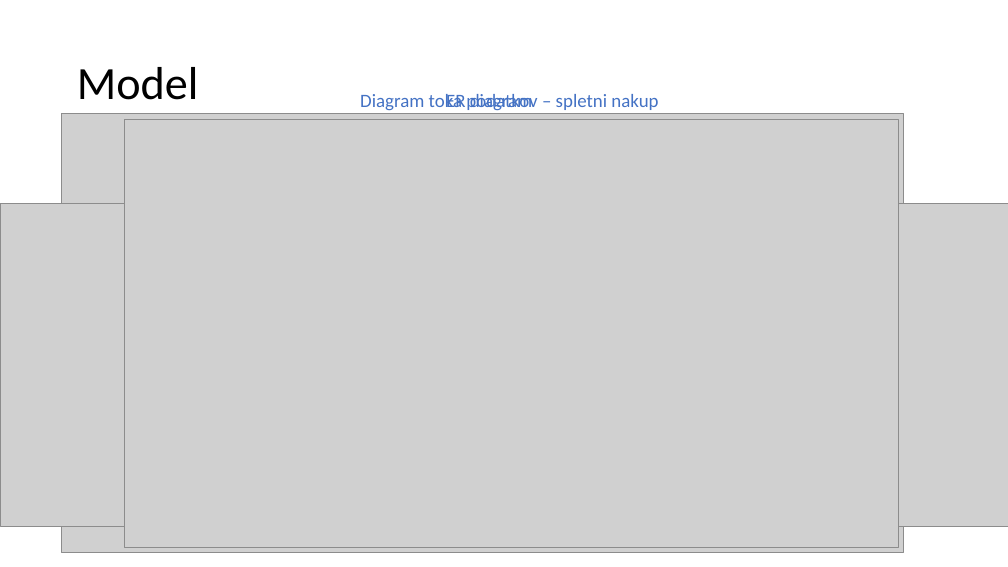
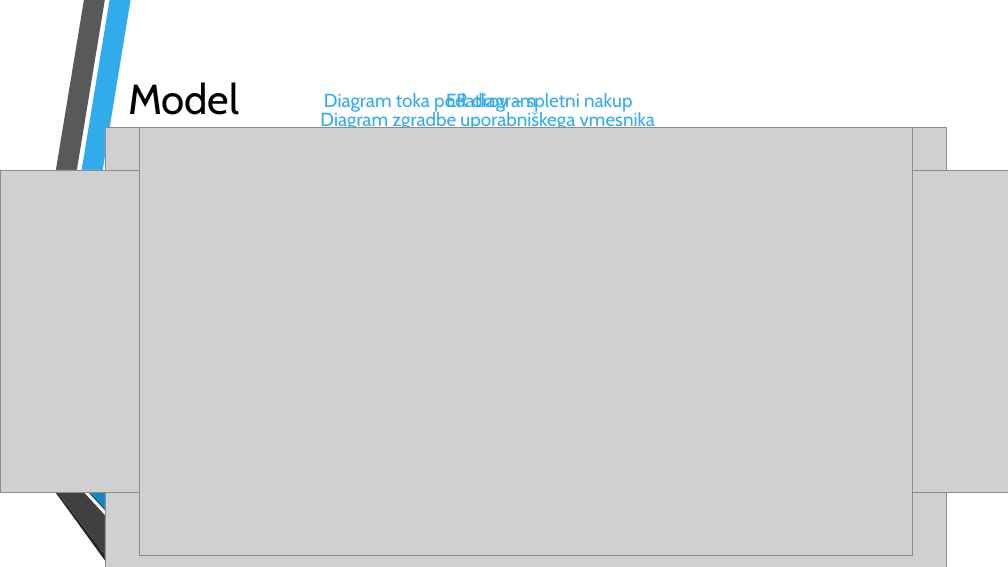
Before and after one commit to rade02/AplikacijaMatura, a slide deck: slide 3 of docs/Informacijski sistem podjetja - matura.pptx. Drawn at 1008x567 pixels with LibreOffice and Linux fonts; fonts in the diff are those of the drawing; grey boxes stand for pictures; background and template pictures are left out. Boxes give left, top, right and bottom in pixels: in the first picture for what was removed or moved away, otherwise in the second. Text is boxed around its words. In the diff, an @@ line names an element or a change of style, - is before the commit and + after.

```diff
--- a/docs/Informacijski sistem podjetja - matura.pptx
+++ b/docs/Informacijski sistem podjetja - matura.pptx
@@ title "Model": place and size @@
-title "Model" at <box>77,67,199,100</box>
+title "Model" at <box>128,82,239,115</box>
@@ title "Model" at <box>128,82,239,115</box>: size 44 to 40 pt, font Calibri to Cabin; alignment left to centre; line spacing 0.9 to 1 @@
@@ text "Diagram toka podatkov – spletni ..." at <box>324,93,633,112</box>: font Calibri to Cabin, text colour #4472C4 to #30ACEC @@
@@ text "Diagram toka podatkov – spletni ...": place and size @@
-text "Diagram toka podatkov – spletni ..." at <box>466,94,658,110</box>
+text "Diagram toka podatkov – spletni ..." at <box>324,93,633,112</box>
@@ text "ER diagram" at <box>446,91,537,112</box>: font Calibri to Cabin, text colour #4472C4 to #30ACEC @@
@@ text added at <box>320,110,655,131</box>, 18 pt, text #30ACEC @@
+Diagram zgradbe uporabniškega vmesnika
@@ picture: place and size @@
-picture at <box>62,113,904,553</box>
+picture at <box>105,128,947,567</box>
@@ picture: place and size @@
-picture at <box>125,119,898,547</box>
+picture at <box>139,128,913,556</box>
@@ picture: place and size @@
-picture at <box>0,203,1008,526</box>
+picture at <box>0,170,1008,493</box>
@@ group added at <box>12,0,214,567</box>: 6 freeform shapes @@
```
Also in this commit, not shown: 6 other slides changed.
